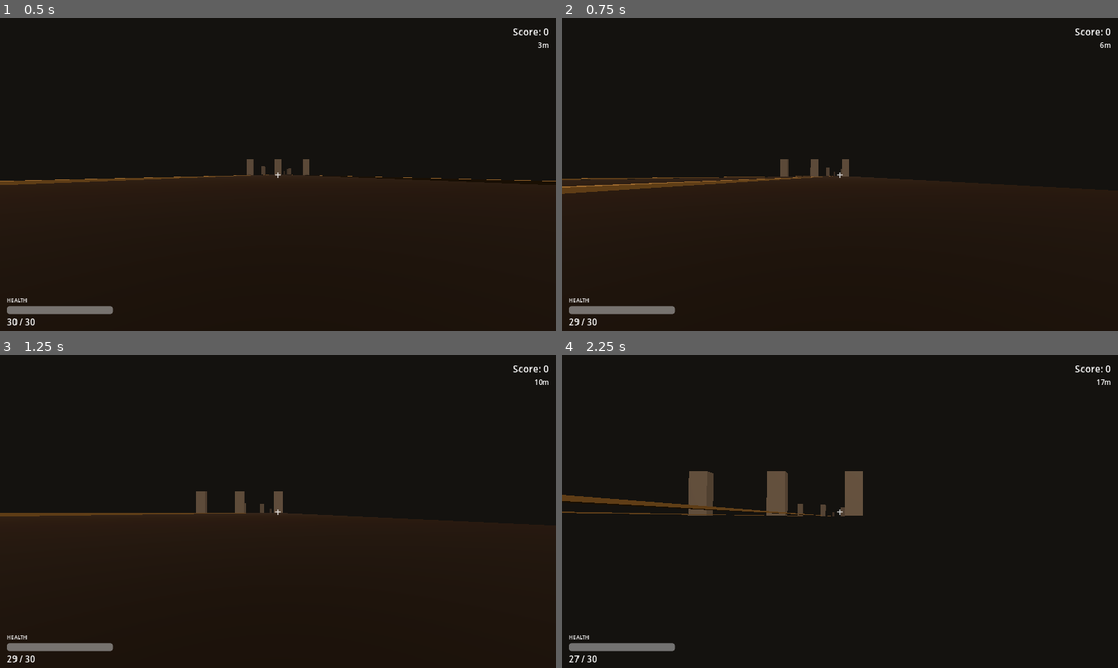
Above: before the commit, frames 1-4 (two rows, left to right).
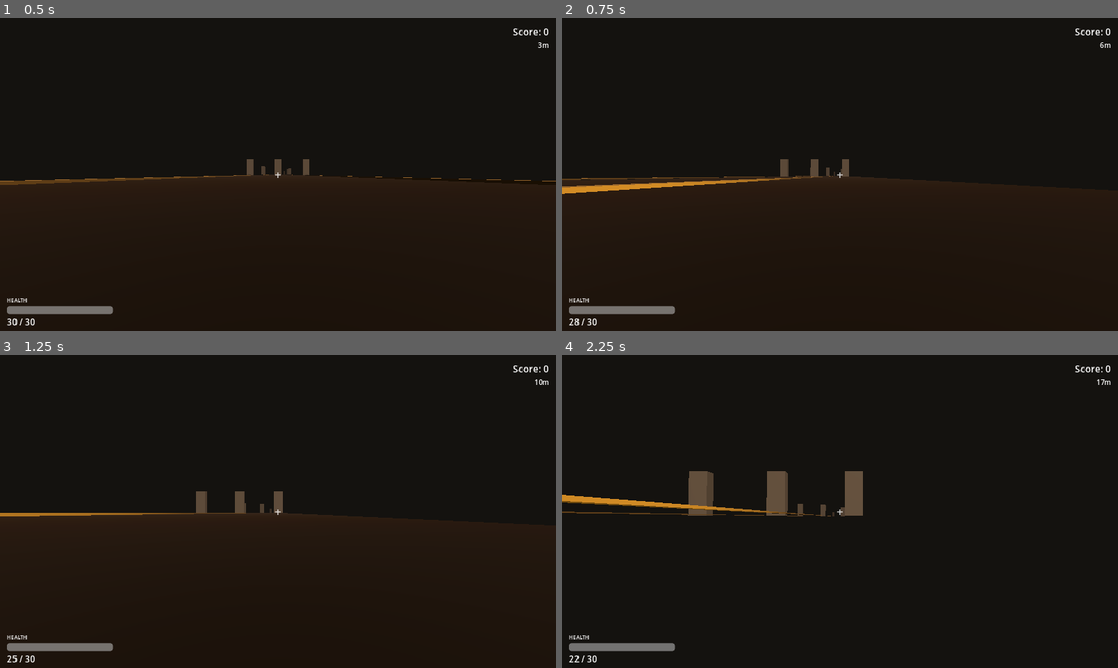
Above: after the commit, the same moments.

Repository: chargingthefuture/specterrealm
Game: Godot game, scene res://scenes/main.tscn
Same seed, same stepped clock (60 frames per second), same inputs: the game is played once before the commit and once after it.
Inputs (mouse positions are in pixels of both pictures, inside the frame that each line leads up to):
- Up to frame 1 (0.5 s): no input
- Up to frame 2 (0.75 s): move the mouse to (867, 174) at 0.52 s; press the mouse at (867, 174) at 0.53 s; hold D (move_right) from 0.53 s (still down)
- Up to frame 3 (1.25 s): keep holding D (move_right)
- Up to frame 4 (2.25 s): move the mouse to (812, 511) at 1.27 s; release D (move_right) at 1.28 s; release the mouse at (812, 511) at 1.28 s; hold A (move_left) 1.28-2.03 s; click (812, 511) at 1.35 s; move the mouse to (851, 505) at 2.02 s; press the mouse at (851, 505) at 2.03 s; hold D (move_right) from 2.03 s (still down)

Frame 1 is identical in both runs. In frame 2, 0.5% of the frame differs, in the area x 0-39%, y 51-99%; in frame 3, 0.3%; in frame 4, 0.6%, in the area x 0-39%, y 44-99%.

Commit message:
Add game controller (gamepad) support
Gamepads work everywhere the game runs, including the installed iOS PWA via
Safari's Gamepad API for paired Bluetooth controllers.

- Input map (project.godot): bind joypad events to existing actions — D-pad
  L/R and left stick to lane switching, right trigger + A/cross to shoot, and
  a face button to reload. Add analog aim_up/aim_down actions on the right
  stick's Y axis.
- player.gd: poll the right stick for vertical aim (matching the mouse pitch
  range/sign), and unify firing to hold-to-fire polling for mouse and
  controller alike (touch still fires via the on-screen FIRE button). Cache
  the touchscreen check.
- hud.gd: focus the "RUN AGAIN" button on game over so a controller's A
  button (ui_accept) or the keyboard can restart the run.
- README: document the controller mapping.

Verified locally with Godot 4.3 headless: input map parses, no runtime/script
errors, and the web/PWA export still builds.

Co-Authored-By: Claude Opus 4.8 <noreply@anthropic.com>
Claude-Session: https://claude.ai/code/session_01UvhZXBpVp2BarqwrSqsBKw

Diff:
--- a/game/project.godot
+++ b/game/project.godot
@@ -22,12 +22,15 @@
 
 shoot={
 "deadzone": 0.5,
-"events": [Object(InputEventMouseButton,"resource_local_to_s …(272 unchanged characters)… alse,"double_click":false,"script":null)
+"events": [Object(InputEventMouseButton,"resource_local_to_s …(272 unchanged characters)… alse,"double_click":false,"script":null),
+Object(InputEventJoypadButton,"resource_local_to_scene":false,"resource_name":"","device":-1,"button_index":0,"pressure":0.0,"pressed":false,"script":null),
+Object(InputEventJoypadMotion,"resource_local_to_scene":false,"resource_name":"","device":-1,"axis":5,"axis_value":1.0,"script":null)
 ]
 }
 reload={
 "deadzone": 0.5,
-"events": [Object(InputEventKey,"resource_local_to_scene":fa …(231 unchanged characters)… ho":false,"pressed":false,"script":null)
+"events": [Object(InputEventKey,"resource_local_to_scene":fa …(231 unchanged characters)… ho":false,"pressed":false,"script":null),
+Object(InputEventJoypadButton,"resource_local_to_scene":false,"resource_name":"","device":-1,"button_index":2,"pressure":0.0,"pressed":false,"script":null)
 ]
 }
 pause={
@@ -38,13 +41,27 @@
 move_left={
 "deadzone": 0.5,
 "events": [Object(InputEventKey,"resource_local_to_scene":false,"resource_name":"","device":-1,"window_id":0,"alt_press …(212 unchanged characters)…
-Object(InputEventKey,"resource_local_to_scene":false,"resour …(223 unchanged characters)… ho":false,"pressed":false,"script":null)
+Object(InputEventKey,"resource_local_to_scene":false,"resour …(223 unchanged characters)… ho":false,"pressed":false,"script":null),
+Object(InputEventJoypadButton,"resource_local_to_scene":false,"resource_name":"","device":-1,"button_index":13,"pressure":0.0,"pressed":false,"script":null),
+Object(InputEventJoypadMotion,"resource_local_to_scene":false,"resource_name":"","device":-1,"axis":0,"axis_value":-1.0,"script":null)
 ]
 }
 move_right={
 "deadzone": 0.5,
 "events": [Object(InputEventKey,"resource_local_to_scene":false,"resource_name":"","device":-1,"window_id":0,"alt_press …(213 unchanged characters)…
-Object(InputEventKey,"resource_local_to_scene":false,"resour …(223 unchanged characters)… ho":false,"pressed":false,"script":null)
+Object(InputEventKey,"resource_local_to_scene":false,"resour …(223 unchanged characters)… ho":false,"pressed":false,"script":null),
+Object(InputEventJoypadButton,"resource_local_to_scene":false,"resource_name":"","device":-1,"button_index":14,"pressure":0.0,"pressed":false,"script":null),
+Object(InputEventJoypadMotion,"resource_local_to_scene":false,"resource_name":"","device":-1,"axis":0,"axis_value":1.0,"script":null)
+]
+}
+aim_up={
+"deadzone": 0.3,
+"events": [Object(InputEventJoypadMotion,"resource_local_to_scene":false,"resource_name":"","device":-1,"axis":3,"axis_value":-1.0,"script":null)
+]
+}
+aim_down={
+"deadzone": 0.3,
+"events": [Object(InputEventJoypadMotion,"resource_local_to_scene":false,"resource_name":"","device":-1,"axis":3,"axis_value":1.0,"script":null)
 ]
 }
 
--- a/game/scripts/player/player.gd
+++ b/game/scripts/player/player.gd
@@ -2,6 +2,7 @@
 
 # --- Constants ---
 const MOUSE_SENSITIVITY := 0.002
+const CONTROLLER_LOOK_SPEED := 1.5   # radians/sec for right-stick aim
 const BOB_FREQUENCY := 2.4
 const BOB_AMPLITUDE := 0.06
 
@@ -30,13 +31,15 @@
 
 var _bob_time: float = 0.0
 var _game_manager: Node  # set by GameManager after ready
+var _is_touch: bool = false
 
 
 func _ready() -> void:
 	health = max_health
+	_is_touch = DisplayServer.is_touchscreen_available()
 	# On touch devices (iOS PWA) there is no pointer to capture — leave the
 	# cursor visible so the on-screen HUD buttons stay tappable.
-	if DisplayServer.is_touchscreen_available():
+	if _is_touch:
 		Input.mouse_mode = Input.MOUSE_MODE_VISIBLE
 	else:
 		Input.mouse_mode = Input.MOUSE_MODE_CAPTURED
@@ -52,19 +55,13 @@
 		camera_mount.rotate_x(-event.relative.y * MOUSE_SENSITIVITY)
 		camera_mount.rotation.x = clamp(camera_mount.rotation.x, -0.4, 0.4)
 
-	# Lane switching
+	# Lane switching (keyboard A/D, D-pad, or left stick — one hop per press)
 	if event.is_action_pressed("move_left"):
 		_switch_lane(-1)
 	if event.is_action_pressed("move_right"):
 		_switch_lane(1)
 
-	# Shooting (mouse). On touchscreens, firing is driven by the on-screen
-	# FIRE button instead — Godot emulates mouse clicks from taps, so we skip
-	# this to avoid the lane/reload buttons also firing the weapon.
-	if event.is_action_pressed("shoot") and not DisplayServer.is_touchscreen_available():
-		_try_shoot()
-
-	# Reload
+	# Reload (keyboard R or controller face button)
 	if event.is_action_pressed("reload"):
 		$CameraMount/Camera3D/WeaponMount.reload()
 
@@ -72,6 +69,20 @@
 func _physics_process(delta: float) -> void:
 	if is_dead:
 		return
+
+	# Hold-to-fire for mouse and controller trigger/button. The weapon enforces
+	# its own fire-rate cooldown. On touchscreens firing is driven by the
+	# on-screen FIRE button instead — Godot emulates mouse clicks from taps, so
+	# we skip polling here to avoid lane/reload taps also firing the weapon.
+	if not _is_touch and Input.is_action_pressed("shoot"):
+		_try_shoot()
+
+	# Right-stick vertical aim (controller). Pushing up looks up, matching the
+	# mouse sign convention; clamped to the same pitch range.
+	var look_input := Input.get_axis("aim_up", "aim_down")
+	if not is_zero_approx(look_input):
+		camera_mount.rotate_x(-look_input * CONTROLLER_LOOK_SPEED * delta)
+		camera_mount.rotation.x = clamp(camera_mount.rotation.x, -0.4, 0.4)
 
 	# Smooth lateral lane movement
 	var target := Vector3(LANE_POSITIONS[current_lane], position.y, position.z)
--- a/game/scripts/ui/hud.gd
+++ b/game/scripts/ui/hud.gd
@@ -127,6 +127,8 @@
 	game_over_panel.visible = true
 	final_score_label.text = "Score: %d" % final_score
 	high_score_label.text = "Best: %d" % GameManager.high_score
+	# Focus the button so a controller (ui_accept = A) or keyboard can restart.
+	restart_button.grab_focus()
 
 
 func _flash_hit() -> void:
Not shown, changed: README.md
